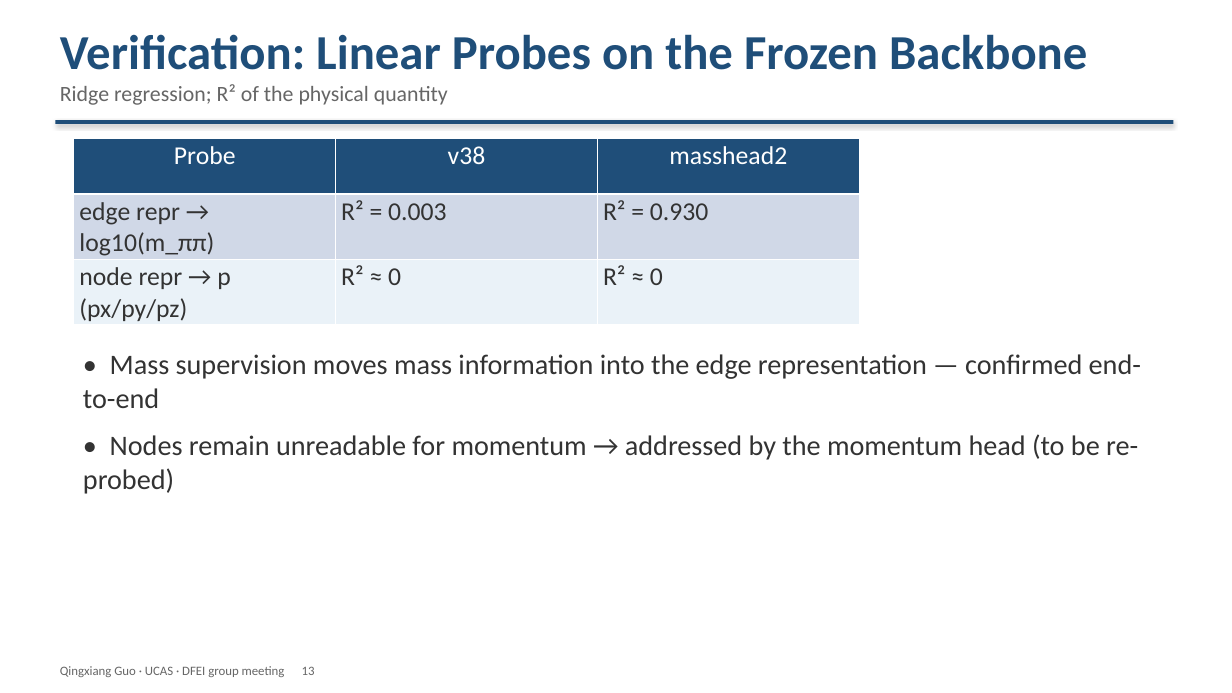
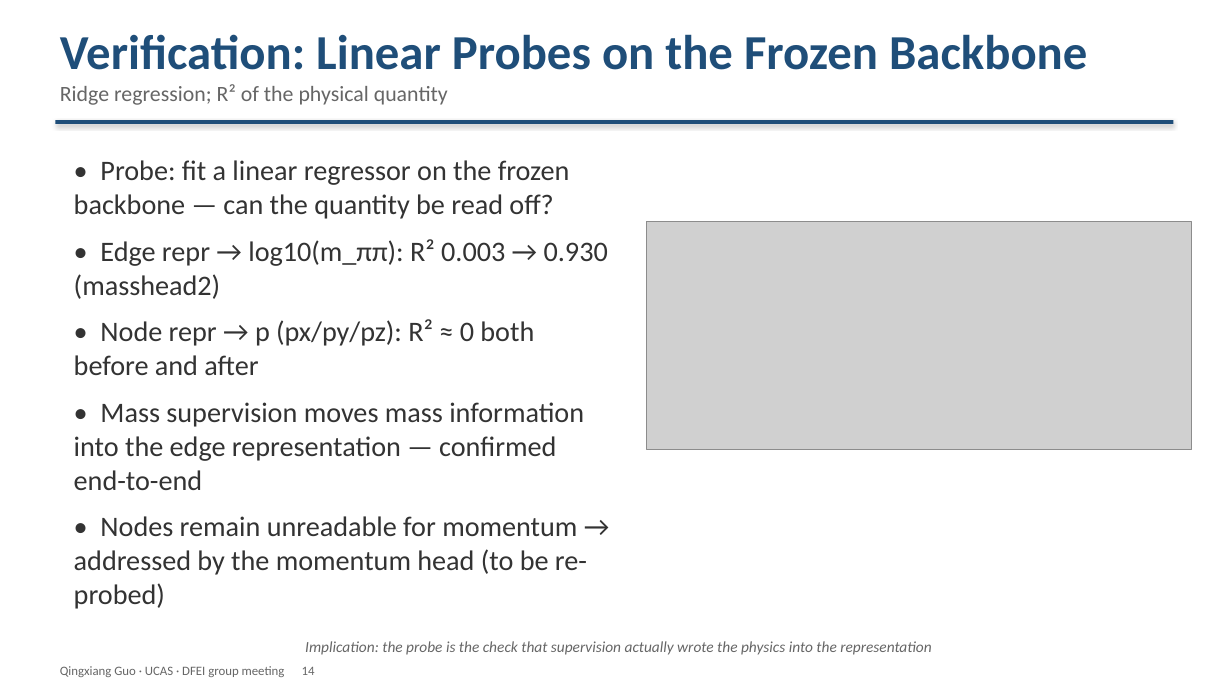
Before and after one commit to Aniedrew/dfei_ift, a slide deck: slide 14 of meeting_figs/DFEI_progress_20260902_EN.pptx (slide 13 before the commit). Drawn at 1232x693 pixels with LibreOffice and Linux fonts; fonts in the diff are those of the drawing; grey boxes stand for pictures. Boxes give left, top, right and bottom in pixels: in the first picture for what was removed or moved away, otherwise in the second. Text is boxed around its words. In the diff, an @@ line names an element or a change of style, - is before the commit and + after.

Commit message:
docs: split part 1 into pruning + rewarding; clarify later parts with plots
- Part 1 = Differentiable Pruning with Annealing; Part 2 = Rewarding the Chain
- "Why Chains Die" moved to the start of Part 2 (imbalance, one misclassified edge),
  then root cause (dilution), then hinge (v37), chain-CE (v38)
- New S10 "The Strategy Works": PerfectReco per version + per-class accuracy
  before/after the rewards (v31 -> v38)
- Later parts now figure-backed: head zoo (S11), mass ROC with caption (S12),
  struct/mom tree schematic (S13), probe R2 chart (S14), v48 gradient-balance
  chart (S15); Parts renumbered to 5, deck is 17 pages

```diff
--- a/meeting_figs/DFEI_progress_20260902_EN.pptx
+++ b/meeting_figs/DFEI_progress_20260902_EN.pptx
@@ text "• Probe: fit a linear ..." moved from (x1=83, y1=354, x2=1141, y2=494) to (x1=74, y1=160, x2=608, y2=609) @@
@@ table removed at (x1=74, y1=139, x2=859, y2=325), 3 rows, 3 columns @@
-Probe | v38 | masshead2
-edge repr → log10(m_ππ) | R² = 0.003 | R² = 0.930
-node repr → p (px/py/pz) | R² ≈ 0 | R² ≈ 0
@@ text at (x1=74, y1=160, x2=608, y2=375): paragraphs added @@
+• Probe: fit a linear regressor on the frozen backbone — can the quantity be read off?
+• Edge repr → log10(m_ππ): R² 0.003 → 0.930 (masshead2)
+• Node repr → p (px/py/pz): R² ≈ 0 both before and after
@@ picture added at (x1=647, y1=222, x2=1192, y2=449) @@
@@ text added at (x1=305, y1=641, x2=931, y2=655), 12 pt, text #666666, italic @@
+Implication: the probe is the check that supervision actually wrote the physics into the representation
@@ text at (x1=60, y1=666, x2=315, y2=677): text changed @@
-Qingxiang Guo · UCAS · DFEI group meeting 13
+Qingxiang Guo · UCAS · DFEI group meeting 14
```
Also in this commit, not shown: 12 other slides changed, 1 slide added, 7 other files.
